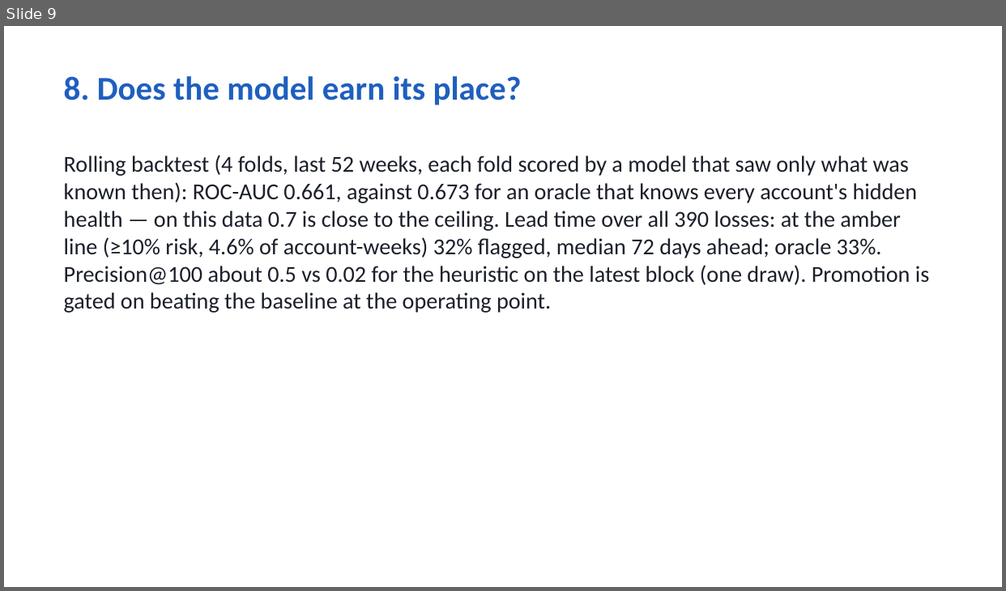
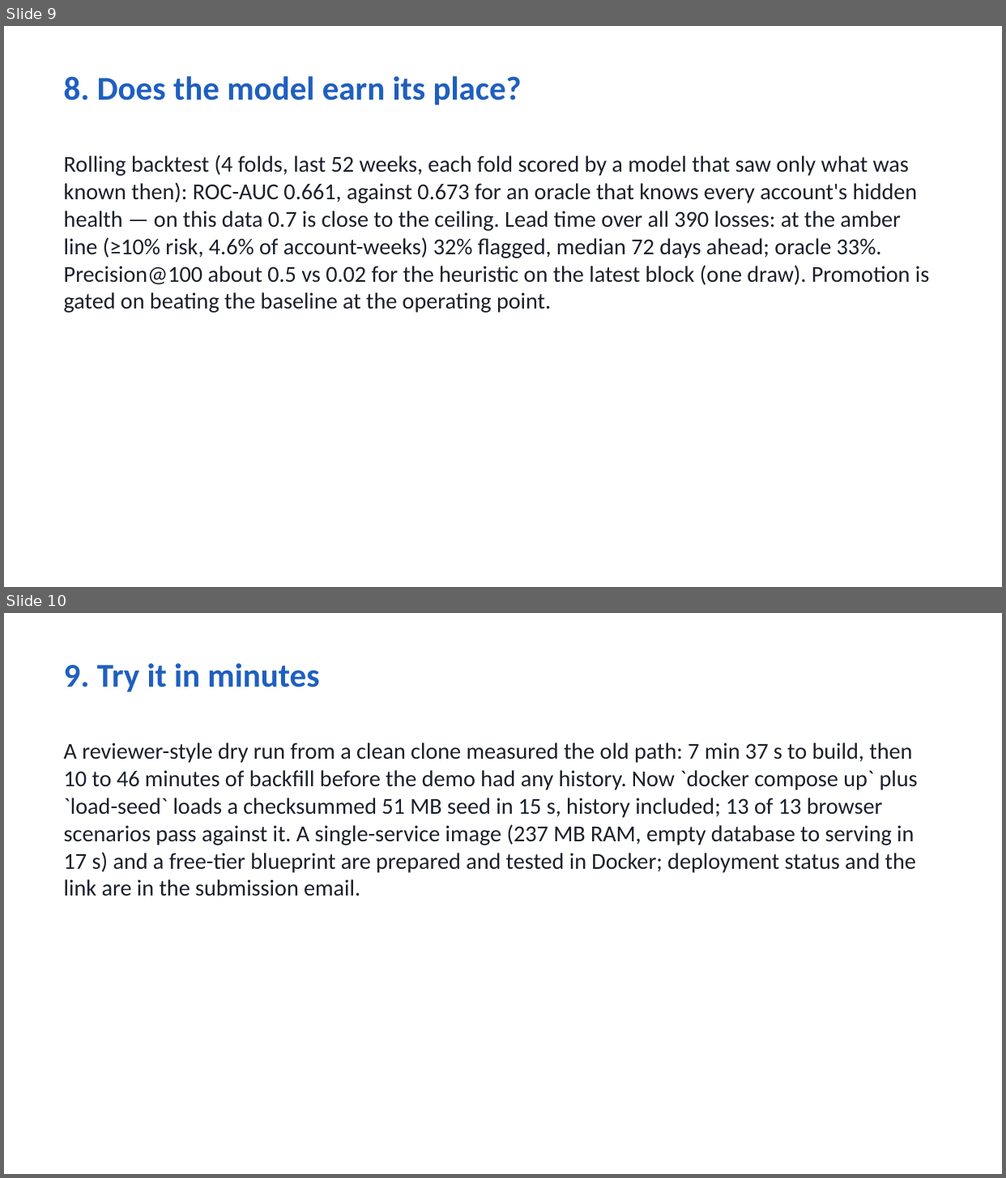
Before and after one commit to akhilpdas/fello-pulse, a slide deck: docs/Pulse_deck.pptx. Shown one above the other, each under a label of ours: slide 9 before the commit, slides 9 and 10 after it. The pictures are 1006x591 and 1006x1178 pixels, drawn with LibreOffice and Linux fonts; fonts in the diff are those of the drawing. Boxes give left, top, right and bottom in pixels: in the first picture for what was removed or moved away, otherwise in the second. Text is boxed around its words. In the diff, an @@ line names an element or a change of style, - is before the commit and + after.

```diff
--- a/docs/Pulse_deck.pptx
+++ b/docs/Pulse_deck.pptx
@@ slide 10 added at <box>4,613,1002,1174</box>, background #FFFFFF @@
@@ text added at <box>64,663,319,692</box>, 32 pt, text #1F5FBF, bold @@
+9. Try it in minutes
@@ text added at <box>64,743,918,897</box>, 22 pt, text #1B1F2A @@
+A reviewer-style dry run from a clean clone measured the old path: 7 min 37 s to build, then 10 to 46 minutes of backfill before the demo had any history. Now `docker compose up` plus `load-seed` loads a checksummed 51 MB seed in 15 s, history included; 13 of 13 browser scenarios pass against it. A single-service image (237 MB RAM, empty database to serving in 17 s) and a free-tier blueprint are prepared and tested in Docker; deployment status and the link are in the submission email.
```
Also in this commit, not shown: 2 slides changed, 3 other files.
